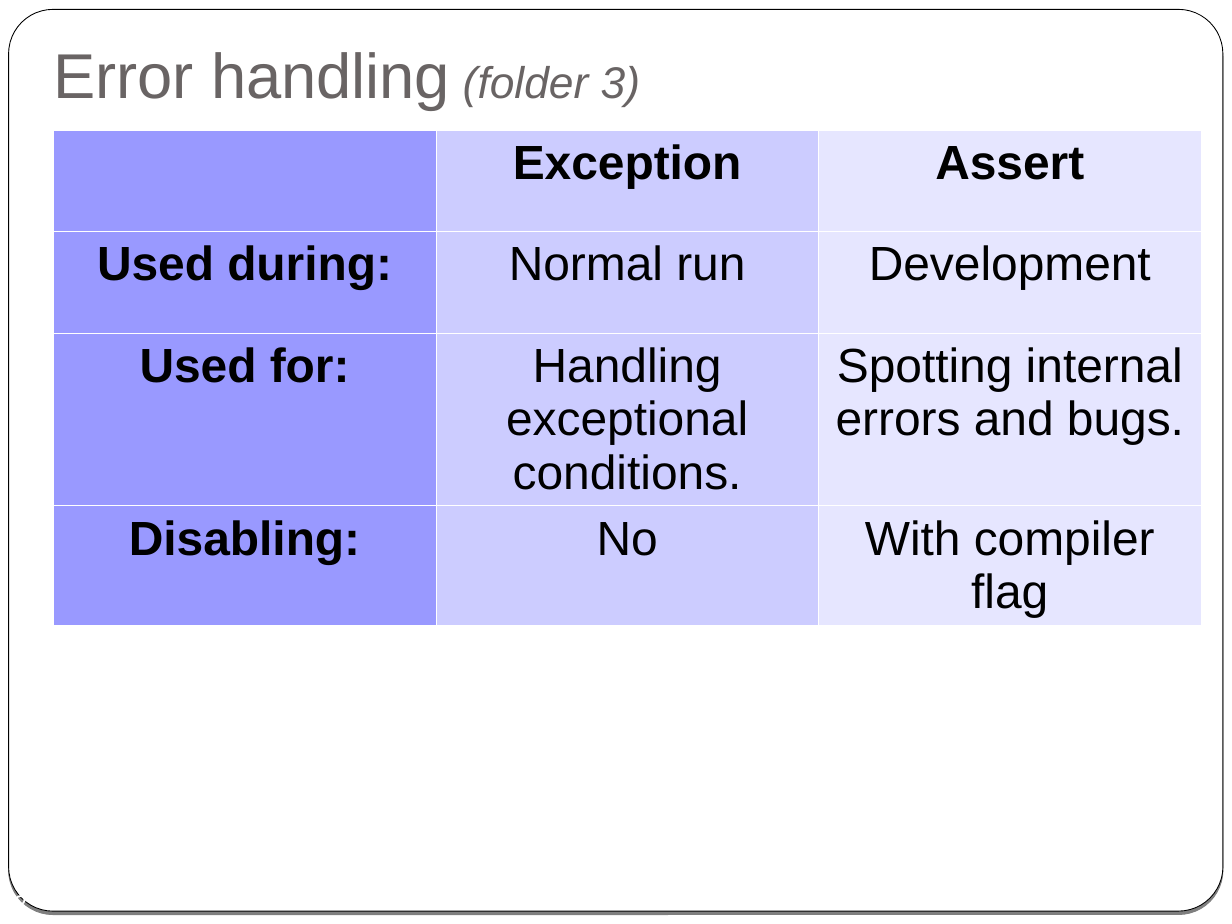
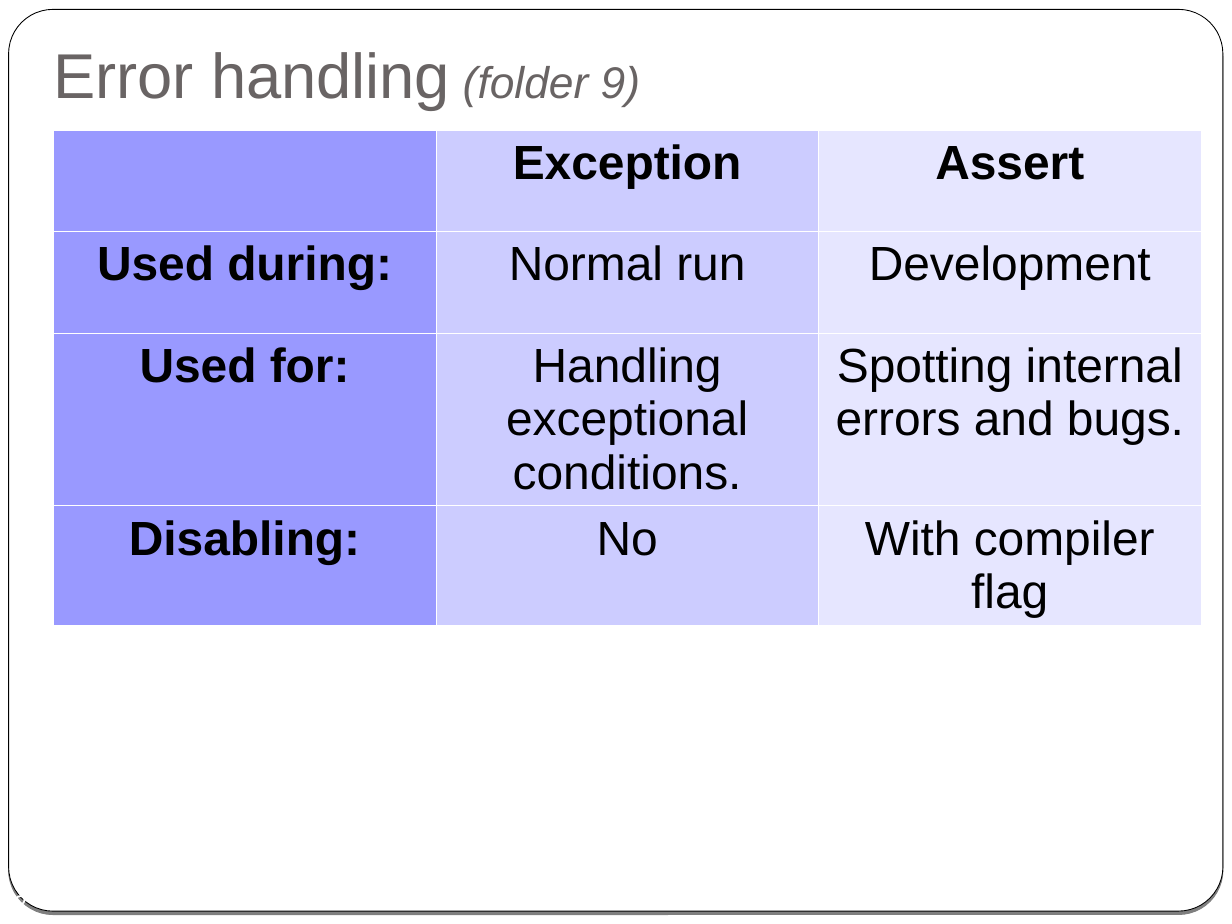
Before and after one commit to cpp-at-ariel/cpp-5778, a slide deck: slide 2 of week04-operator-overloading/slides-error-handling.odp. Drawn at 1232x924 pixels with LibreOffice and Linux fonts; fonts in the diff are those of the drawing. Boxes give left, top, right and bottom in pixels: in the first picture for what was removed or moved away, otherwise in the second. Text is boxed around its words. In the diff, an @@ line names an element or a change of style, - is before the commit and + after.

Commit message:
add error handling to week 4

```diff
--- a/week04-operator-overloading/slides-error-handling.odp
+++ b/week04-operator-overloading/slides-error-handling.odp
@@ title at [53, 52, 640, 110]: text changed @@
-Error handling (folder 3)
+Error handling (folder 9)
```
Also in this commit, not shown: 2 other slides changed, 13 other files.
